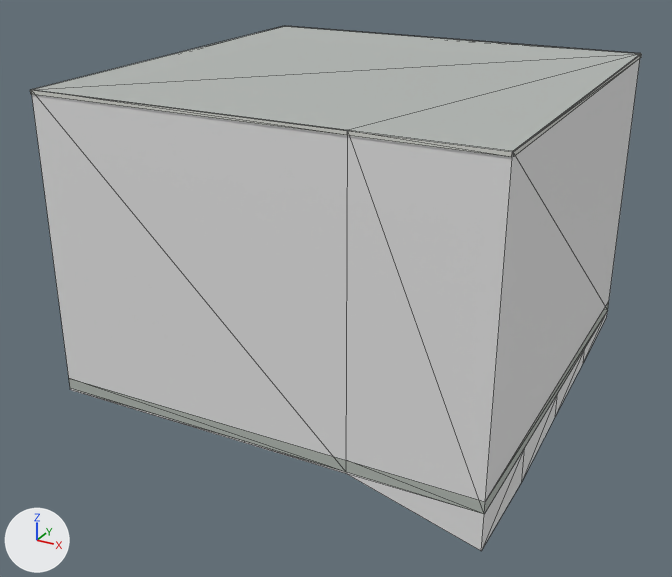
A saved change to the glTF model public/models/buildings/osm-way-49379034.glb.
Rendered twice from a camera (50 mm lens) standing at (12.46, -24.38, 14.06) and looking at (-0.4, -0.99, 2.37). Every picture has the same lights, and +X, +Y and +Z are marked at lower left. The picture after the commit comes second. Mesh edges are drawn as thin lines. Where no turn or scale is listed for an object, it has been applied to the vertices. Vertices at exactly the same position are counted once.

In view in the first picture: 'building foundation 49379034', 'reality 49379034 near reality aged pale plaster', 'reality 49379034 near reality concrete plinth', 'reality 49379034 near reality flat weathered roof', 'reality 49379034 near reality pale aluminum sill'.
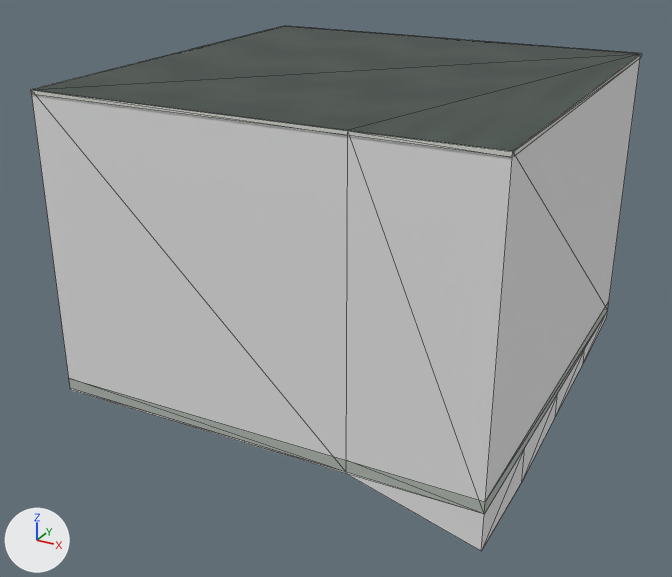
The change, as JSON lines over the scene's bpy script:
```json
{"op": "add", "block": "img_roof_color", "code": ["img_roof_color = load_image('roof-color', 'textures/1de3d7bb6546b7423004abcc0fb627c4d0c6ad03316b21d76a93f9bf4f470ca6.png', 256, 256, 'sRGB')"]}
{"op": "remove", "block": "mat_reality_flat_weathered_roof", "code": "mat_reality_flat_weathered_roof.base_color = (0.451, 0.475, 0.455)  # grey #b3b7b4"}
{"op": "add", "block": "mat_reality_flat_weathered_roof", "code": "mat_reality_flat_weathered_roof.texture = img_roof_color"}
{"block": "me_reality_49379034_near_reality_pale_aluminum_sill", "where": "# used by ob_reality_49379034_near_reality_pale_aluminum_sill; location = (0.0, 0.0, 0.0)"}
{"op": "remove", "block": "me_reality_49379034_near_reality_pale_aluminum_sill", "code": "me_reality_49379034_near_reality_pale_aluminum_sill.from_pydata(...)  # 20 vertices, 10 faces; spans x -6.72..6.72, y -6.73..6.74, z 8.89..9.0"}
{"op": "add", "block": "me_reality_49379034_near_reality_pale_aluminum_sill", "code": "me_reality_49379034_near_reality_pale_aluminum_sill.from_pydata(...)  # 25 vertices, 20 faces; spans x -6.72..6.72, y -6.73..6.74, z 8.89..9.0"}
{"block": "me_reality_49379034_near_reality_pale_aluminum_sill", "change": "me_reality_49379034_near_reality_pale_aluminum_sill part 1"}
{"block": "me_reality_49379034_near_reality_pale_aluminum_sill", "change": "5 vertices are added at (6.69, -6.44, 9.0), (2.93, -6.51, 9.0), (-6.42, -6.7, 9.0), (6.41, 6.71, 9.0), (-6.69, 6.44, 9.0)"}
{"block": "me_reality_49379034_near_reality_pale_aluminum_sill", "change": "10 new faces join them"}
```

What differs and where, as boxes (x1, y1, x2, y2) in the pictures (672 x 577 px):
```json
{"object": "reality 49379034 near reality flat weathered roof", "change": "surface changed", "before": [32, 26, 640, 152], "after": [32, 26, 640, 152], "on screen": "darker"}
{"part": 1, "of": "me_reality_49379034_near_reality_pale_aluminum_sill", "change": "added", "after": [31, 26, 641, 152]}
```
